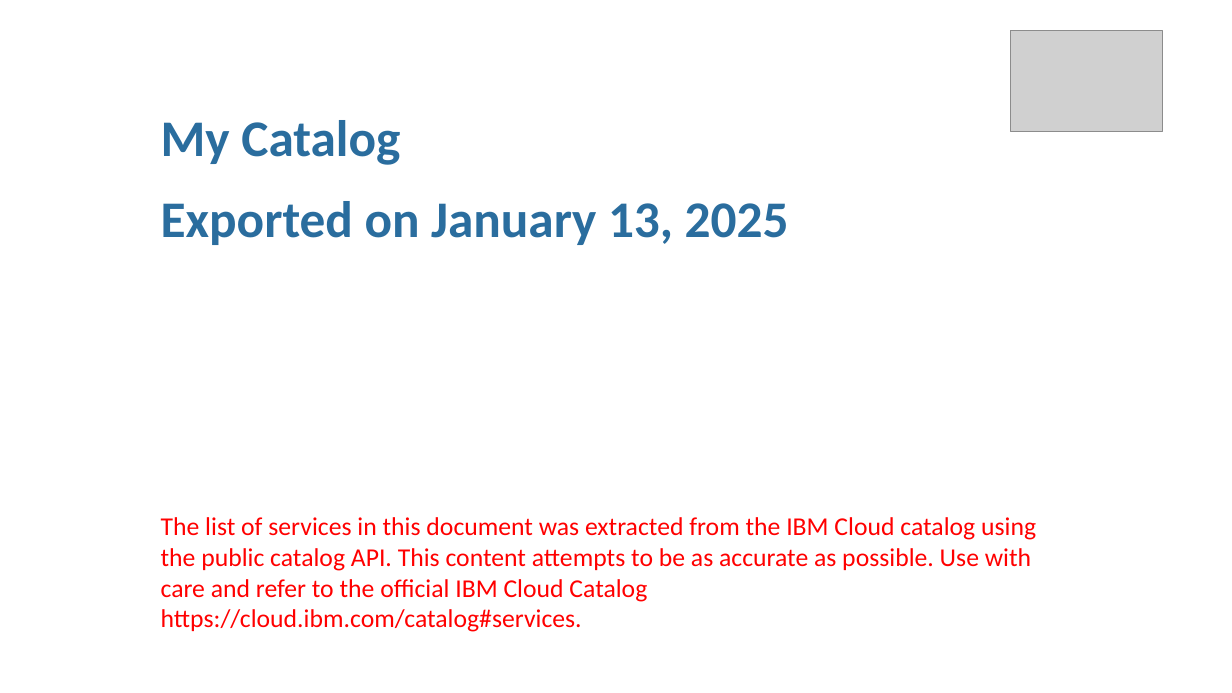
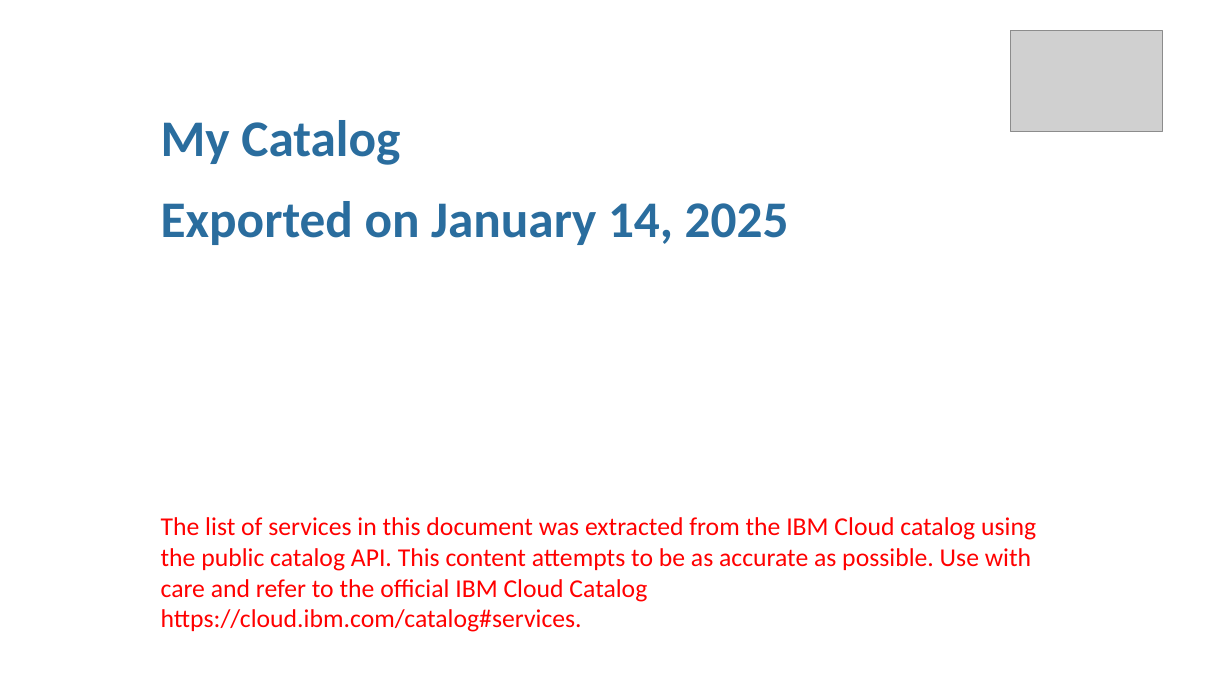
Before and after one commit to l2fprod/mycatalog, a slide deck: slide 1 of docs/generated/mycatalog.pptx. Drawn at 1232x693 pixels with LibreOffice and Linux fonts; fonts in the diff are those of the drawing; grey boxes stand for pictures. Boxes give left, top, right and bottom in pixels: in the first picture for what was removed or moved away, otherwise in the second. Text is boxed around its words. In the diff, an @@ line names an element or a change of style, - is before the commit and + after.

```diff
--- a/docs/generated/mycatalog.pptx
+++ b/docs/generated/mycatalog.pptx
@@ text at (161,201,789,245): text changed @@
-Exported on January 13, 2025
+Exported on January 14, 2025
```
Also in this commit, not shown: 7 other files.
